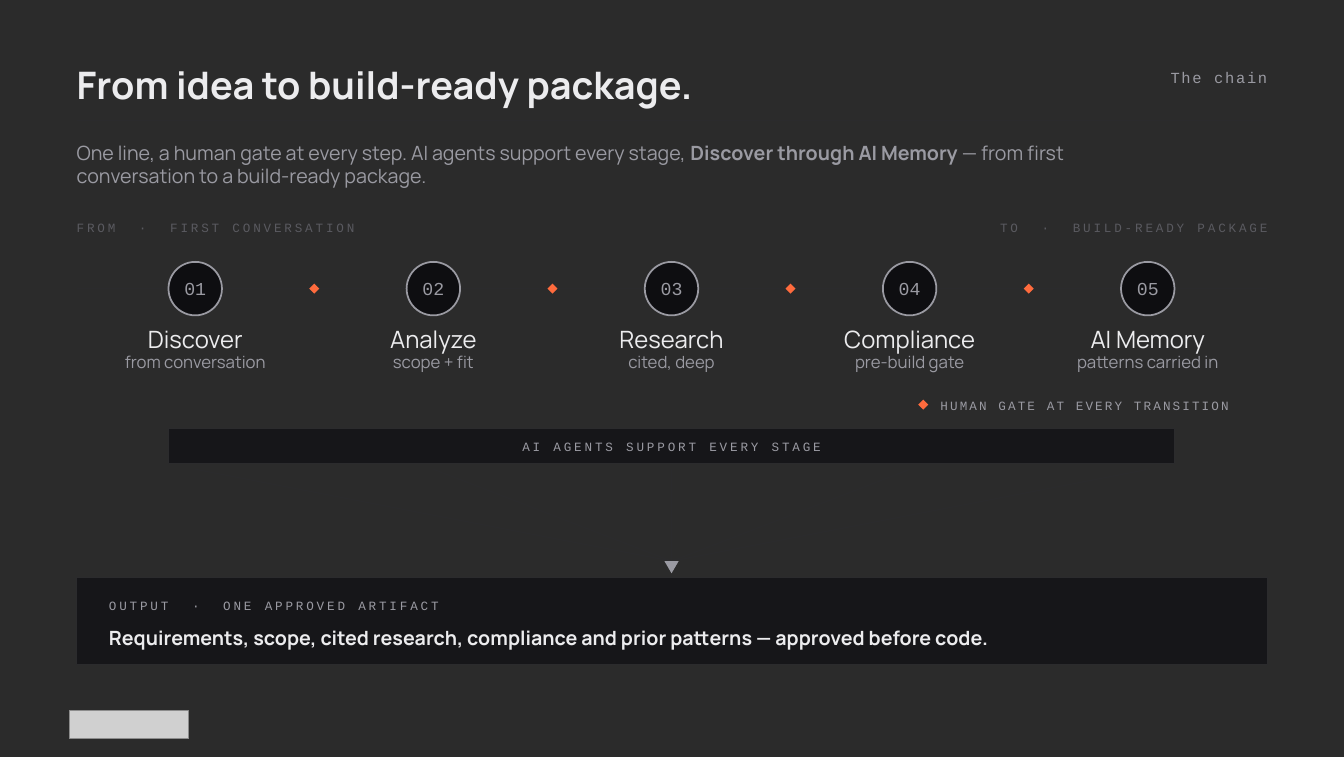
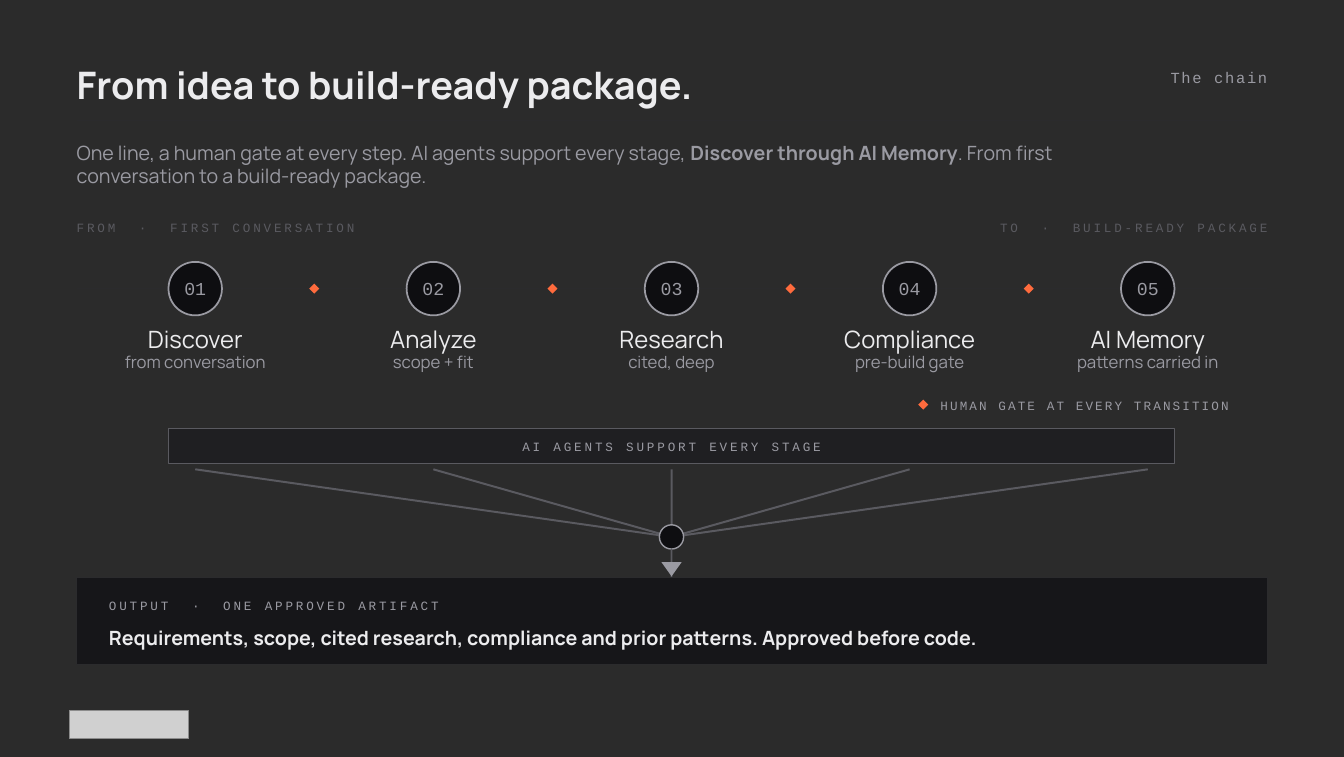
Before and after one commit to athenarunai-gif/Athena, a slide deck: slide 3 of decks/Pitch_Deck_AthenaRun_v4.pptx. Drawn at 1344x757 pixels with LibreOffice and Linux fonts; fonts in the diff are those of the drawing; grey boxes stand for pictures; background and template pictures are left out; a plain dark background stands for a picture behind light text. Boxes give left, top, right and bottom in pixels: in the first picture for what was removed or moved away, otherwise in the second. Text is boxed around its words. In the diff, an @@ line names an element or a change of style, - is before the commit and + after.

```diff
--- a/decks/Pitch_Deck_AthenaRun_v4.pptx
+++ b/decks/Pitch_Deck_AthenaRun_v4.pptx
@@ text at (77, 145, 1053, 188): text changed @@
-One line, a human gate at every step. AI agents support every stage, Discover through AI Memory — from first conversation to a build-ready package.
+One line, a human gate at every step. AI agents support every stage, Discover through AI Memory. From first conversation to a build-ready package.
@@ rectangle at (169, 429, 1174, 463): fill #161619 to #1F1F22; outline #2B2B2D 0.75 pt to #5A5A60 0.75 pt @@
@@ rectangle at (195, 468, 672, 537): fill #2B2B2D to #5A5A60; rotation 10 to 8 degrees @@
@@ rectangle at (433, 468, 672, 537): fill #2B2B2D to #5A5A60; rotation 21 to 15 degrees @@
@@ rectangle: place and size @@
-rectangle at (671, 469, 672, 561)
+rectangle at (670, 469, 673, 536)
@@ rectangle at (670, 469, 673, 536): fill #2B2B2D to #5A5A60 @@
@@ rectangle at (671, 468, 1148, 537): fill #2B2B2D to #5A5A60; rotation 169 to 171 degrees @@
@@ rectangle at (671, 468, 910, 537): fill #2B2B2D to #5A5A60; rotation 158 to 164 degrees @@
@@ ellipse added at (660, 525, 684, 549), fill #0E0E11, outline #9A9AA2 1 pt @@
@@ rectangle added at (670, 549, 672, 581), fill #5A5A60 @@
@@ text at (109, 630, 977, 650): text changed @@
-Requirements, scope, cited research, compliance and prior patterns — approved before code.
+Requirements, scope, cited research, compliance and prior patterns. Approved before code.
```
Also in this commit, not shown: 10 other slides changed, 1 other file.
